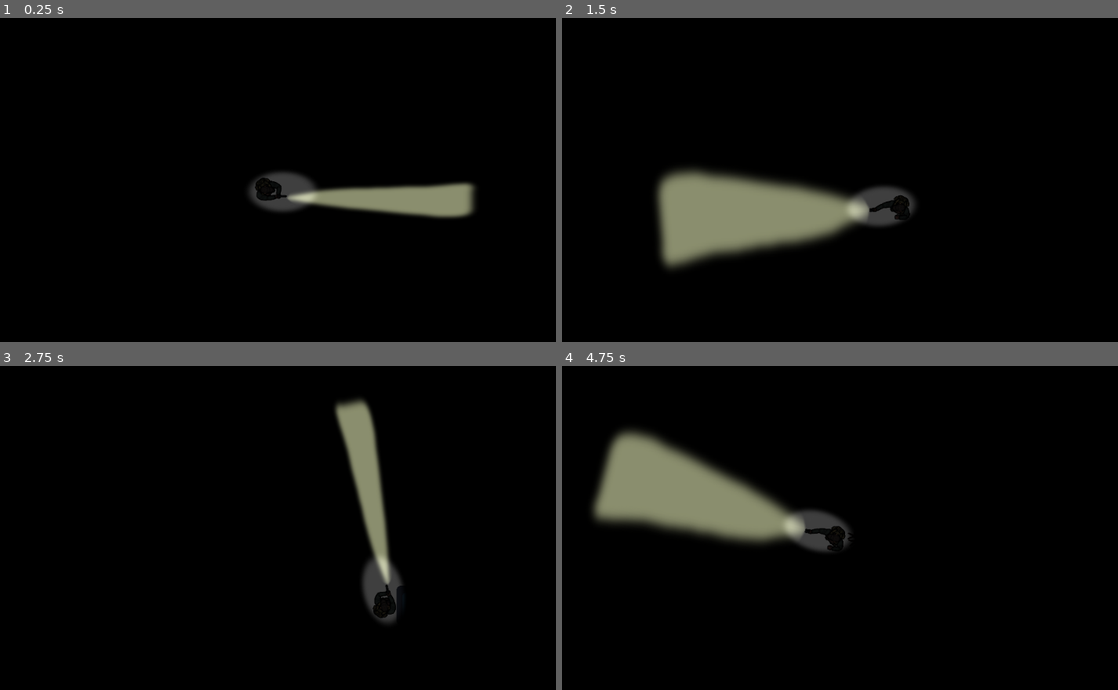
Above: before the commit, frames 1-4 (two rows, left to right).
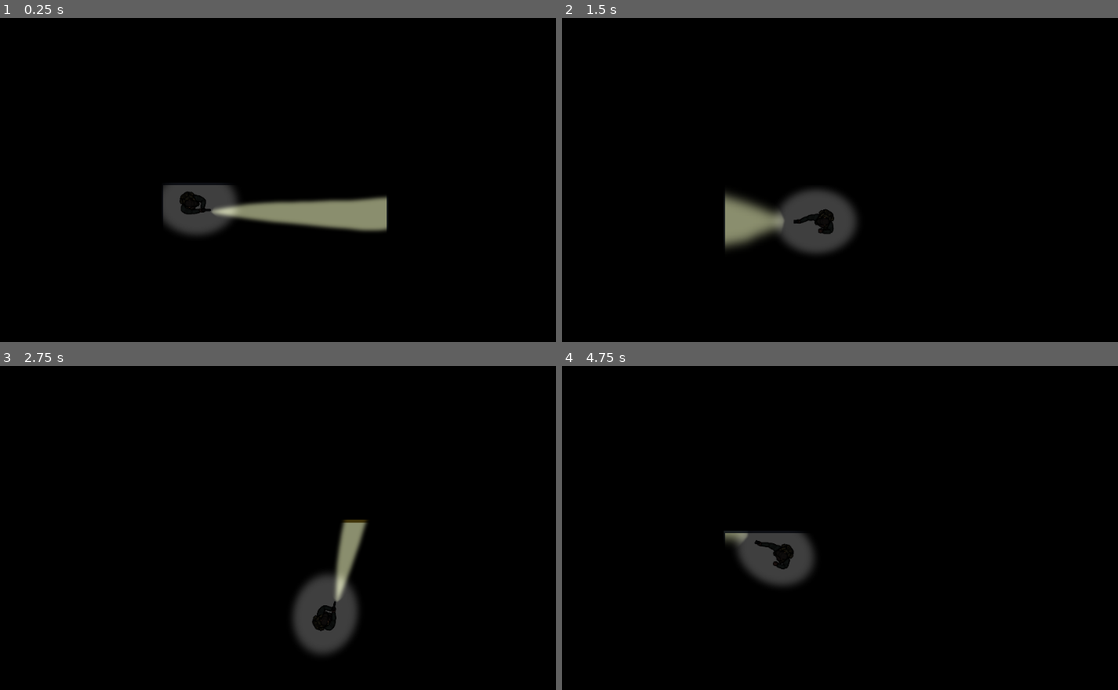
Above: after the commit, the same moments.

Repository: Lunatic-Games/house-of-phobos
Game: Godot game, scene res://Tests/ShadowTest/World.tscn
The game is run twice, just before and just after one commit, with the same random seed, the same clock (stepped at 60 frames per second) and the same inputs. The engine's default icon, where the game draws it, is replaced by a stand-in: a white triangle on a blue panel in a dark square.
Inputs (mouse positions are in pixels of both pictures, inside the frame that each line leads up to):
- Up to frame 1 (0.25 s): no input
- Up to frame 2 (1.5 s): tap Enter at 0.5 s; move the mouse to (990, 183) at 0.52 s; hold D (move_right) 0.53-1.28 s; hold Space (interact, bound only after the commit) 0.53-1.28 s; move the mouse to (728, 218) at 1.27 s; hold S (move_down) from 1.28 s (still down); tap 1 (flashlight_swap) at 1.35 s
- Up to frame 3 (2.75 s): tap Space (interact, bound only after the commit) at 1.55, 2.3 s; move the mouse to (355, 469) at 2.02 s; release S (move_down) at 2.03 s; hold D (move_right) from 2.03 s (still down); hold 2 (gun_swap) from 2.03 s (still down)
- Up to frame 4 (4.75 s): move the mouse to (823, 621) at 2.77 s; release D (move_right) at 2.78 s; release 2 (gun_swap) at 2.78 s; hold W (move_up) 2.78-3.53 s; tap Space (interact, bound only after the commit) at 2.85, 4.55 s; move the mouse to (1040, 605) at 3.52 s; hold Space (interact, bound only after the commit) 3.53-4.28 s; hold A (move_left) from 3.53 s (still down); move the mouse to (667, 495) at 4.27 s; tap 1 (flashlight_swap) at 4.35 s

The runs differ from the first frame. In frame 1, 6.3% of the frame differs, in the area x 29-86%, y 47-68%; in frame 2, 8.4%; in frame 3, 6.1%; in frame 4, 9.9%, in the area x 5-52%, y 19-69%.

Commit message:
Interaction

Diff:
--- /dev/null
+++ b/project/Map/Interactables/Door/Door.gd
@@ -0,0 +1,20 @@
+extends Area2D
+
+const HIGHLIGHT_RADIUS = 4
+export (String) var key
+export (bool) var opened
+
+func _on_Door_area_entered(area):
+	if area.is_in_group("player_interact_area"):
+		$StaticBody2D/Sprite.material.set_shader_param("outline_width", HIGHLIGHT_RADIUS)
+
+
+func _on_Door_area_exited(area):
+	if area.is_in_group("player_interact_area"):
+		$StaticBody2D/Sprite.material.set_shader_param("outline_width", 0)
+
+func interact(player):
+	if !opened and (!key or player.keys.has(key)):
+		$AnimationPlayer.play("open")
+	if opened:
+		$AnimationPlayer.play("close")
--- /dev/null
+++ b/project/Map/Interactables/Door/Door.tscn
@@ -0,0 +1,275 @@
+[gd_scene load_steps=12 format=2]
+
+[ext_resource path="res://Map/Interactables/Door/Door.gd" type="Script" id=2]
+[ext_resource path="res://Map/Interactables/Door/Door.png" type="Texture" id=3]
+
+[sub_resource type="RectangleShape2D" id=1]
+extents = Vector2( 42.9373, 5.04582 )
+
+[sub_resource type="RectangleShape2D" id=7]
+extents = Vector2( 5.19405, 29.6673 )
+
+[sub_resource type="Animation" id=9]
+resource_name = "close"
+tracks/0/type = "value"
+tracks/0/path = NodePath("StaticBody2D:rotation_degrees")
+tracks/0/interp = 1
+tracks/0/loop_wrap = true
+tracks/0/imported = false
+tracks/0/enabled = true
+tracks/0/keys = {
+"times": PoolRealArray( 0, 1 ),
+"transitions": PoolRealArray( 1, 1 ),
+"update": 0,
+"values": [ -90.0, 0.0 ]
+}
+tracks/1/type = "value"
+tracks/1/path = NodePath("CollisionShape2D:disabled")
+tracks/1/interp = 1
+tracks/1/loop_wrap = true
+tracks/1/imported = false
+tracks/1/enabled = true
+tracks/1/keys = {
+"times": PoolRealArray( 1 ),
+"transitions": PoolRealArray( 1 ),
+"update": 1,
+"values": [ false ]
+}
+tracks/2/type = "value"
+tracks/2/path = NodePath("CollisionShape2D2:disabled")
+tracks/2/interp = 1
+tracks/2/loop_wrap = true
+tracks/2/imported = false
+tracks/2/enabled = true
+tracks/2/keys = {
+"times": PoolRealArray( 0 ),
+"transitions": PoolRealArray( 1 ),
+"update": 1,
+"values": [ true ]
+}
+tracks/3/type = "value"
+tracks/3/path = NodePath(".:opened")
+tracks/3/interp = 1
+tracks/3/loop_wrap = true
+tracks/3/imported = false
+tracks/3/enabled = true
+tracks/3/keys = {
+"times": PoolRealArray( 0 ),
+"transitions": PoolRealArray( 1 ),
+"update": 1,
+"values": [ false ]
+}
+
+[sub_resource type="Animation" id=8]
+resource_name = "default"
+length = 0.001
+tracks/0/type = "value"
+tracks/0/path = NodePath("CollisionShape2D2:disabled")
+tracks/0/interp = 1
+tracks/0/loop_wrap = true
+tracks/0/imported = false
+tracks/0/enabled = true
+tracks/0/keys = {
+"times": PoolRealArray( 0 ),
+"transitions": PoolRealArray( 1 ),
+"update": 1,
+"values": [ true ]
+}
+tracks/1/type = "value"
+tracks/1/path = NodePath("CollisionShape2D:disabled")
+tracks/1/interp = 1
+tracks/1/loop_wrap = true
+tracks/1/imported = false
+tracks/1/enabled = true
+tracks/1/keys = {
+"times": PoolRealArray( 0 ),
+"transitions": PoolRealArray( 1 ),
+"update": 1,
+"values": [ false ]
+}
+tracks/2/type = "value"
+tracks/2/path = NodePath("StaticBody2D:rotation_degrees")
+tracks/2/interp = 1
+tracks/2/loop_wrap = true
+tracks/2/imported = false
+tracks/2/enabled = true
+tracks/2/keys = {
+"times": PoolRealArray( 0 ),
+"transitions": PoolRealArray( 1 ),
+"update": 0,
+"values": [ 0.0 ]
+}
+tracks/3/type = "value"
+tracks/3/path = NodePath(".:opened")
+tracks/3/interp = 1
+tracks/3/loop_wrap = true
+tracks/3/imported = false
+tracks/3/enabled = true
+tracks/3/keys = {
+"times": PoolRealArray( 0 ),
+"transitions": PoolRealArray( 1 ),
+"update": 1,
+"values": [ false ]
+}
+
+[sub_resource type="Animation" id=6]
+resource_name = "open"
+tracks/0/type = "value"
+tracks/0/path = NodePath("StaticBody2D:position")
+tracks/0/interp = 1
+tracks/0/loop_wrap = true
+tracks/0/imported = false
+tracks/0/enabled = true
+tracks/0/keys = {
+"times": PoolRealArray( 0 ),
+"transitions": PoolRealArray( 1 ),
+"update": 0,
+"values": [ Vector2( 0, 0 ) ]
+}
+tracks/1/type = "value"
+tracks/1/path = NodePath("StaticBody2D:rotation_degrees")
+tracks/1/interp = 1
+tracks/1/loop_wrap = true
+tracks/1/imported = false
+tracks/1/enabled = true
+tracks/1/keys = {
+"times": PoolRealArray( 0, 1 ),
+"transitions": PoolRealArray( 1, 1 ),
+"update": 0,
+"values": [ 0.0, -90.0 ]
+}
+tracks/2/type = "value"
+tracks/2/path = NodePath("CollisionShape2D:disabled")
+tracks/2/interp = 1
+tracks/2/loop_wrap = true
+tracks/2/imported = false
+tracks/2/enabled = true
+tracks/2/keys = {
+"times": PoolRealArray( 0 ),
+"transitions": PoolRealArray( 1 ),
+"update": 1,
+"values": [ true ]
+}
+tracks/3/type = "value"
+tracks/3/path = NodePath("CollisionShape2D2:disabled")
+tracks/3/interp = 1
+tracks/3/loop_wrap = true
+tracks/3/imported = false
+tracks/3/enabled = true
+tracks/3/keys = {
+"times": PoolRealArray( 1 ),
+"transitions": PoolRealArray( 1 ),
+"update": 1,
+"values": [ false ]
+}
+tracks/4/type = "value"
+tracks/4/path = NodePath(".:opened")
+tracks/4/interp = 1
+tracks/4/loop_wrap = true
+tracks/4/imported = false
+tracks/4/enabled = true
+tracks/4/keys = {
+"times": PoolRealArray( 0 ),
+"transitions": PoolRealArray( 1 ),
+"update": 1,
+"values": [ true ]
+}
+
+[sub_resource type="Shader" id=3]
+code = "shader_type canvas_item;
+uniform float outline_width = 2.0;
+uniform vec4 outline_color: hint_color;
+
+// Credit to nonomiyo
+// https://godotengine.org/qa/36111/2d-outline-shader-issue
+
+void fragment(){
+    vec4 col = texture(TEXTURE, UV);
+    vec2 ps = TEXTURE_PIXEL_SIZE * outline_width;
+    float a;
+    float maxa = col.a;
+    float mina = col.a;
+
+
+    for(float x = -1.0; x <= 1.0; x+=0.05) {
+        float y = 1.0 - (x*x);
+        if(vec2(x,y) == vec2(0.0)) {
+            continue; // ignore the center of kernel
+        }
+
+        a = texture(TEXTURE, UV + vec2(x,y)*ps).a;
+        maxa = max(a, maxa);
+        mina = min(a, mina);
+    }
+
+    for(float x = -1.0; x <= 1.0; x+=0.05) {
+        float y = -1.0 + (x*x);
+        if(vec2(x,y) == vec2(0.0)) {
+            continue; // ignore the center of kernel
+        }
+
+        a = texture(TEXTURE, UV + vec2(x,y)*ps).a;
+        maxa = max(a, maxa);
+        mina = min(a, mina);
+    }
+
+
+    // Fill transparent pixels only, don't overlap texture
+    if(col.a < 0.5) {
+        COLOR = mix(col, outline_color, maxa-mina);
+    } else {
+        COLOR = col;
+    }
+}
+"
+custom_defines = ""
+
+[sub_resource type="ShaderMaterial" id=4]
+shader = SubResource( 3 )
+shader_param/outline_width = 0.0
+shader_param/outline_color = Color( 0, 0, 0, 1 )
+
+[sub_resource type="RectangleShape2D" id=2]
+extents = Vector2( 42.183, 4.32402 )
+
+[sub_resource type="OccluderPolygon2D" id=5]
+polygon = PoolVector2Array( -23.0683, 0.408469, 20.9039, 0.427117, 20.9039, 0.922434, -23.0842, 0.815113 )
+
+[node name="Door" type="Area2D" groups=[
+"interactable",
+]]
+script = ExtResource( 2 )
+opened = true
+
+[node name="CollisionShape2D" type="CollisionShape2D" parent="."]
+position = Vector2( 43.1391, 0.207678 )
+shape = SubResource( 1 )
+disabled = true
+
+[node name="CollisionShape2D2" type="CollisionShape2D" parent="."]
+position = Vector2( 4.63528, -33.0416 )
+shape = SubResource( 7 )
+
+[node name="AnimationPlayer" type="AnimationPlayer" parent="."]
+autoplay = "default"
+anims/close = SubResource( 9 )
+anims/default = SubResource( 8 )
+anims/open = SubResource( 6 )
+
+[node name="StaticBody2D" type="StaticBody2D" parent="."]
+
+[node name="Sprite" type="Sprite" parent="StaticBody2D"]
+material = SubResource( 4 )
+position = Vector2( 34.6259, -0.508864 )
+texture = ExtResource( 3 )
+
+[node name="CollisionShape2D" type="CollisionShape2D" parent="StaticBody2D"]
+position = Vector2( 42.2184, 0.422317 )
+shape = SubResource( 2 )
+
+[node name="LightOccluder2D" type="LightOccluder2D" parent="StaticBody2D"]
+position = Vector2( 44.5477, -0.823223 )
+scale = Vector2( 1.94978, 1.5176 )
+occluder = SubResource( 5 )
+[connection signal="area_entered" from="." to="." method="_on_Door_area_entered"]
+[connection signal="area_exited" from="." to="." method="_on_Door_area_exited"]
--- /dev/null
+++ b/project/Map/Interactables/HighlightMaterial.tres
@@ -0,0 +1,55 @@
+[gd_resource type="ShaderMaterial" load_steps=2 format=2]
+
+[sub_resource type="Shader" id=1]
+code = "shader_type canvas_item;
+uniform float outline_width = 2.0;
+uniform vec4 outline_color: hint_color;
+
+// Credit to nonomiyo
+// https://godotengine.org/qa/36111/2d-outline-shader-issue
+
+void fragment(){
+    vec4 col = texture(TEXTURE, UV);
+    vec2 ps = TEXTURE_PIXEL_SIZE * outline_width;
+    float a;
+    float maxa = col.a;
+    float mina = col.a;
+
+
+    for(float x = -1.0; x <= 1.0; x+=0.05) {
+        float y = 1.0 - (x*x);
+        if(vec2(x,y) == vec2(0.0)) {
+            continue; // ignore the center of kernel
+        }
+
+        a = texture(TEXTURE, UV + vec2(x,y)*ps).a;
+        maxa = max(a, maxa);
+        mina = min(a, mina);
+    }
+
+    for(float x = -1.0; x <= 1.0; x+=0.05) {
+        float y = -1.0 + (x*x);
+        if(vec2(x,y) == vec2(0.0)) {
+            continue; // ignore the center of kernel
+        }
+
+        a = texture(TEXTURE, UV + vec2(x,y)*ps).a;
+        maxa = max(a, maxa);
+        mina = min(a, mina);
+    }
+
+
+    // Fill transparent pixels only, don't overlap texture
+    if(col.a < 0.5) {
+        COLOR = mix(col, outline_color, maxa-mina);
+    } else {
+        COLOR = col;
+    }
+}
+"
+custom_defines = ""
+
+[resource]
+shader = SubResource( 1 )
+shader_param/outline_width = 0.0
+shader_param/outline_color = Color( 0, 0, 0, 1 )
--- /dev/null
+++ b/project/Map/Interactables/Key/Key.gd
@@ -0,0 +1,18 @@
+extends Area2D
+
+const HIGHLIGHT_RADIUS = 3
+export (String) var opens
+
+func _on_Key_area_entered(area):
+	if area.is_in_group("player_interact_area"):
+		$Sprite.material.set_shader_param("outline_width", HIGHLIGHT_RADIUS)
+
+
+func _on_Key_area_exited(area):
+	if area.is_in_group("player_interact_area"):
+		$Sprite.material.set_shader_param("outline_width", 0)
+
+
+func interact(player):
+	player.keys.append(opens)
+	queue_free()
--- /dev/null
+++ b/project/Map/Interactables/Key/Key.tscn
@@ -0,0 +1,78 @@
+[gd_scene load_steps=6 format=2]
+
+[ext_resource path="res://Map/Interactables/Key/Key.gd" type="Script" id=2]
+[ext_resource path="res://Map/Interactables/Key/Key.png" type="Texture" id=3]
+
+[sub_resource type="Shader" id=3]
+code = "shader_type canvas_item;
+uniform float outline_width = 2.0;
+uniform vec4 outline_color: hint_color;
+
+// Credit to nonomiyo
+// https://godotengine.org/qa/36111/2d-outline-shader-issue
+
+void fragment(){
+    vec4 col = texture(TEXTURE, UV);
+    vec2 ps = TEXTURE_PIXEL_SIZE * outline_width;
+    float a;
+    float maxa = col.a;
+    float mina = col.a;
+
+
+    for(float x = -1.0; x <= 1.0; x+=0.05) {
+        float y = 1.0 - (x*x);
+        if(vec2(x,y) == vec2(0.0)) {
+            continue; // ignore the center of kernel
+        }
+
+        a = texture(TEXTURE, UV + vec2(x,y)*ps).a;
+        maxa = max(a, maxa);
+        mina = min(a, mina);
+    }
+
+    for(float x = -1.0; x <= 1.0; x+=0.05) {
+        float y = -1.0 + (x*x);
+        if(vec2(x,y) == vec2(0.0)) {
+            continue; // ignore the center of kernel
+        }
+
+        a = texture(TEXTURE, UV + vec2(x,y)*ps).a;
+        maxa = max(a, maxa);
+        mina = min(a, mina);
+    }
+
+
+    // Fill transparent pixels only, don't overlap texture
+    if(col.a < 0.5) {
+        COLOR = mix(col, outline_color, maxa-mina);
+    } else {
+        COLOR = col;
+    }
+}
+"
+custom_defines = ""
+
+[sub_resource type="ShaderMaterial" id=4]
+shader = SubResource( 3 )
+shader_param/outline_width = 0.0
+shader_param/outline_color = Color( 0, 0, 0, 1 )
+
+[sub_resource type="RectangleShape2D" id=1]
+extents = Vector2( 15.6343, 15.9578 )
+
+[node name="Key" type="Area2D" groups=[
+"interactable",
+]]
+position = Vector2( 294.314, 181.634 )
+script = ExtResource( 2 )
+
+[node name="Sprite" type="Sprite" parent="."]
+material = SubResource( 4 )
+scale = Vector2( 0.49488, 0.505941 )
+texture = ExtResource( 3 )
+region_rect = Rect2( -28, -12, 112.136, 95 )
+
+[node name="CollisionShape2D" type="CollisionShape2D" parent="."]
+shape = SubResource( 1 )
+[connection signal="area_entered" from="." to="." method="_on_Key_area_entered"]
+[connection signal="area_exited" from="." to="." method="_on_Key_area_exited"]
--- /dev/null
+++ b/project/Player/InteractArea.gd
@@ -0,0 +1,12 @@
+extends Area2D
+
+
+func _unhandled_input(event):
+	if event.is_action_pressed("interact"):
+		interact()
+
+
+func interact():
+	var player = get_parent().get_parent()
+	for area in get_overlapping_areas():
+		area.interact(player)
--- a/project/Player/Player.gd
+++ b/project/Player/Player.gd
@@ -9,6 +9,7 @@
 enum Tools {Flashlight, Gun}
 var owned_tools = [Tools.Flashlight, Tools.Gun]
 var held_tool = Tools.Gun
+var keys = []
 
 func _ready():
 	change_held_tool(held_tool)
--- a/project/Player/Player.tscn
+++ b/project/Player/Player.tscn
@@ -123,6 +123,7 @@
 [ext_resource path="res://Player/Assets/handgun/move/survivor-move_handgun_18.png" type="Texture" id=121]
 [ext_resource path="res://Player/Assets/flashlight_light.png" type="Texture" id=122]
 [ext_resource path="res://Player/Assets/player_light.png" type="Texture" id=123]
+[ext_resource path="res://Player/InteractArea.gd" type="Script" id=124]
 
 [sub_resource type="Animation" id=1]
 resource_name = "idle"
@@ -258,6 +259,9 @@
 "update": 1,
 "values": [ ExtResource( 111 ), ExtResource( 116 ), ExtResource( 112 ), ExtResource( 110 ), ExtResource( 114 ), ExtReso …(273 unchanged characters)…
 }
+
+[sub_resource type="RectangleShape2D" id=9]
+extents = Vector2( 46.5789, 23.6158 )
 
 [node name="Player" type="KinematicBody2D" groups=[
 "player",
@@ -267,7 +271,7 @@
 script = ExtResource( 82 )
 
 [node name="CollisionShape2D" type="CollisionPolygon2D" parent="."]
-polygon = PoolVector2Array( -12.4786, -17.3993, 8.92715, -17.6966, 37.4681, -11.7506, 36.5762, 3.11447, 38.9546, 19.1688, 8.92715, 21.2499, -13.0732, 18.2769, -18.4246, 11.7362, -24.3707, -6.99377 )
+polygon = PoolVector2Array( -12.4786, -17.3993, 8.92715, -17.6966, 42.084, -14.2514, 40.2112, 3.3537, 43.2078, 16.4639, 8.92715, 21.2499, -13.0732, 18.2769, -18.4246, 11.7362, -24.3707, -6.99377 )
 
 [node name="Body" type="Node2D" parent="."]
 
@@ -298,10 +302,10 @@
 anims/walk = SubResource( 6 )
 
 [node name="Light2D" type="Light2D" parent="Body/Top/Flashlight"]
-position = Vector2( 38.004, 5.33366 )
+position = Vector2( 6.00403, 5.33366 )
 scale = Vector2( 1.88518, 2.42723 )
 texture = ExtResource( 122 )
-offset = Vector2( 100, 0 )
+offset = Vector2( 125, 0 )
 color = Color( 0.968627, 0.996078, 0.768627, 1 )
 energy = 0.75
 shadow_enabled = true
@@ -329,7 +333,17 @@
 shadow_enabled = true
 
 [node name="FOVLight" type="Light2D" parent="Body"]
-position = Vector2( 28.4651, 4.16803 )
-scale = Vector2( 1.5705, 1 )
+position = Vector2( 12.1133, -0.170185 )
+scale = Vector2( 1.89753, 1.63405 )
 texture = ExtResource( 123 )
 energy = 0.5
+shadow_enabled = true
+
+[node name="InteractArea" type="Area2D" parent="Body" groups=[
+"player_interact_area",
+]]
+script = ExtResource( 124 )
+
+[node name="CollisionShape2D" type="CollisionShape2D" parent="Body/InteractArea"]
+position = Vector2( 22.8492, 0.374573 )
+shape = SubResource( 9 )
--- a/project/Tests/ShadowTest/Wall.tscn
+++ b/project/Tests/ShadowTest/Wall.tscn
@@ -8,7 +8,7 @@
 [sub_resource type="OccluderPolygon2D" id=2]
 polygon = PoolVector2Array( -28, -28, 28, -28, 28, 28, -28, 28 )
 
-[node name="StaticBody2D" type="StaticBody2D"]
+[node name="Wall" type="StaticBody2D"]
 
 [node name="Sprite" type="Sprite" parent="."]
 texture = ExtResource( 1 )
--- a/project/Tests/ShadowTest/World.tscn
+++ b/project/Tests/ShadowTest/World.tscn
@@ -1,8 +1,10 @@
-[gd_scene load_steps=4 format=2]
+[gd_scene load_steps=6 format=2]
 
 [ext_resource path="res://Player/Player.tscn" type="PackedScene" id=1]
 [ext_resource path="res://Tests/ShadowTest/Wall.tscn" type="PackedScene" id=2]
 [ext_resource path="res://Monster/Monster.tscn" type="PackedScene" id=3]
+[ext_resource path="res://Map/Interactables/Key/Key.tscn" type="PackedScene" id=4]
+[ext_resource path="res://Map/Interactables/Door/Door.tscn" type="PackedScene" id=5]
 
 [node name="World" type="Node2D"]
 
@@ -16,10 +18,35 @@
 "_edit_use_anchors_": false
 }
 
+[node name="Key" parent="." instance=ExtResource( 4 )]
+position = Vector2( 632.101, 451.492 )
+opens = "1"
+
 [node name="Player" parent="." instance=ExtResource( 1 )]
+position = Vector2( 347.589, 302.281 )
 
-[node name="StaticBody2D" parent="." instance=ExtResource( 2 )]
-position = Vector2( 715, 391 )
+[node name="Wall3" parent="." instance=ExtResource( 2 )]
+position = Vector2( 286.22, 397.735 )
+scale = Vector2( 0.489034, 5.02212 )
+
+[node name="Wall5" parent="." instance=ExtResource( 2 )]
+position = Vector2( 682.22, 360.735 )
+scale = Vector2( 0.489034, 5.02212 )
+
+[node name="Wall6" parent="." instance=ExtResource( 2 )]
+position = Vector2( 553.348, 241.235 )
+
+[node name="Wall2" parent="." instance=ExtResource( 2 )]
+position = Vector2( 406.867, 519.957 )
+scale = Vector2( 10, 0.611 )
+
+[node name="Wall4" parent="." instance=ExtResource( 2 )]
+position = Vector2( 332.29, 241.189 )
+scale = Vector2( 7, 1 )
 
 [node name="Monster" parent="." instance=ExtResource( 3 )]
 position = Vector2( 814, 417 )
+
+[node name="Door" parent="." instance=ExtResource( 5 )]
+position = Vector2( 582.842, 250.455 )
+key = "1"
--- a/project/project.godot
+++ b/project/project.godot
@@ -64,6 +64,12 @@
 "events": [ Object(InputEventJoypadButton,"resource_local_to_scene":false,"resource_name":"","device":-1,"button_index":3,"pressure":0.0,"pressed":false,"script":null)
  ]
 }
+interact={
+"deadzone": 0.5,
+"events": [ Object(InputEventKey,"resource_local_to_scene":false,"resource_name":"","device":0,"alt":false,"shift":false,"control":false,"meta":false,"command":false,"pressed":false,"scancode":32,"unicode":0,"echo":false,"script":null)
+, Object(InputEventJoypadButton,"resource_local_to_scene":false,"resource_name":"","device":-1,"button_index":0,"pressure":0.0,"pressed":false,"script":null)
+ ]
+}
 
 [rendering]
 
Binary file added: project/Map/Interactables/Door/Door.png
Not shown, added: project/Map/Interactables/Door/Door.png.import
Binary file added: project/Map/Interactables/Key/Key.png
Not shown, added: project/Map/Interactables/Key/Key.png.import
Not shown: 1 places in project/Player/Player.tscn that only renumber resources
